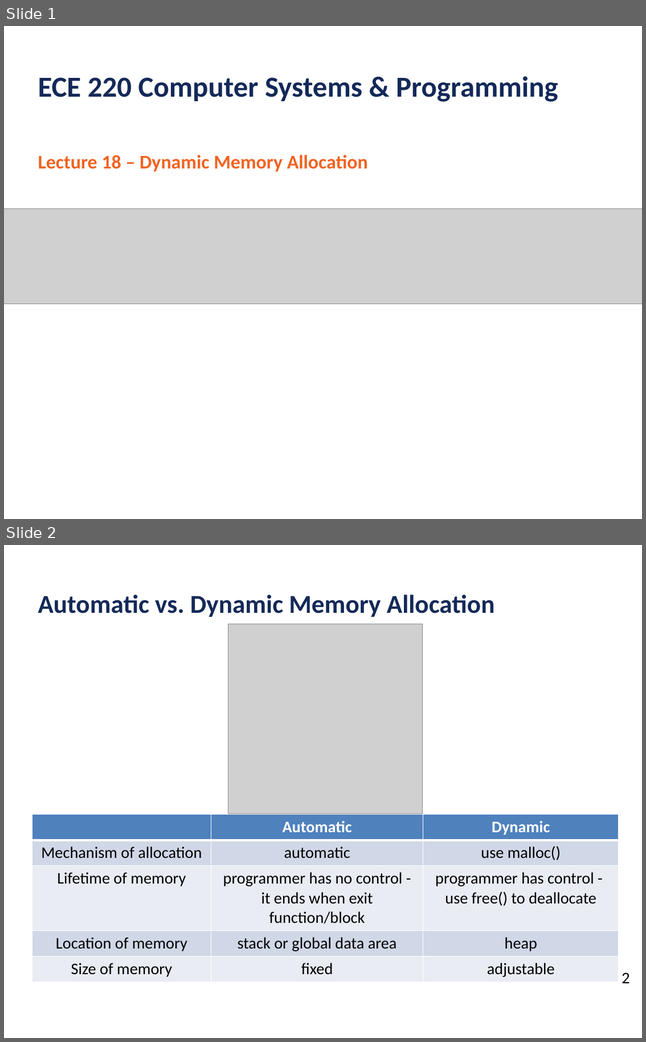
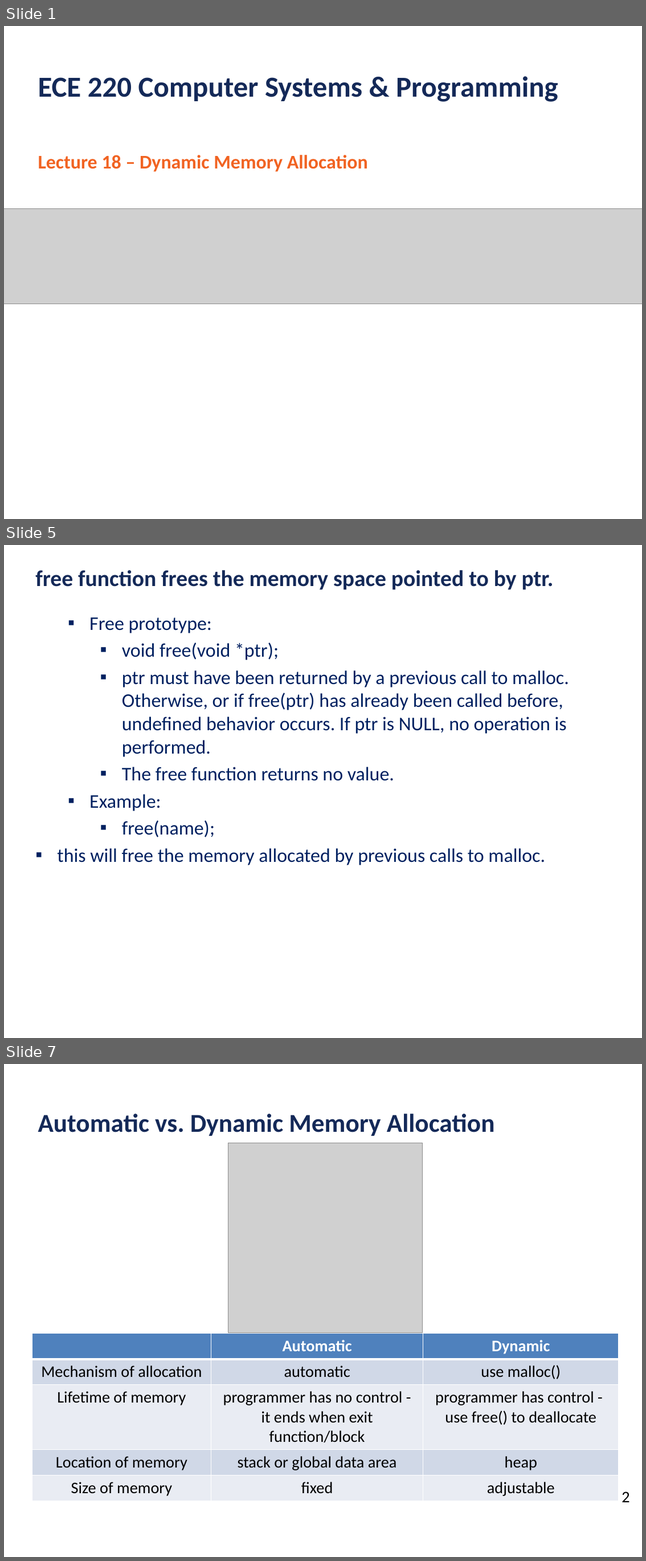
Before and after one commit to ubhowmik/ECE220, a slide deck: Lecture#18/Lecture_18_presentation.pptx. Shown one above the other, each under a label of ours: slides 1 and 2 before the commit, slides 1, 5 and 7 after it; the slides between them are not shown. The pictures are 646x1042 and 646x1561 pixels, drawn with LibreOffice and Linux fonts; fonts in the diff are those of the drawing; grey boxes stand for pictures; background and template pictures are left out. Boxes give left, top, right and bottom in pixels: in the first picture for what was removed or moved away, otherwise in the second. Text is boxed around its words. In the diff, an @@ line names an element or a change of style, - is before the commit and + after.

```diff
--- a/Lecture#18/Lecture_18_presentation.pptx
+++ b/Lecture#18/Lecture_18_presentation.pptx
@@ slide 5 added at [4, 545, 642, 1038], background #FFFFFF @@
@@ text added at [35, 570, 554, 590], 28 pt, text #142958, bold @@
+free function frees the memory space pointed to by ptr.
@@ text added at [57, 617, 569, 865], 24 pt, text #002060 @@
+  ▪ Free prototype:
+    ▪ void free(void *ptr);
+    ▪ ptr must have been returned by a previous call to malloc. Otherwise, or if free(ptr) has already been called before, undefined behavior occurs. If ptr is NULL, no operation is performed.
+    ▪ The free function returns no value.
+  ▪ Example:
+    ▪ free(name);
+▪ this will free the memory allocated by previous calls to malloc.
@@ what was slide 2 is now slide 7 @@
```
Also in this commit, not shown: 1 slide changed, 9 other slides added, 3 slides removed, 7 other files.
